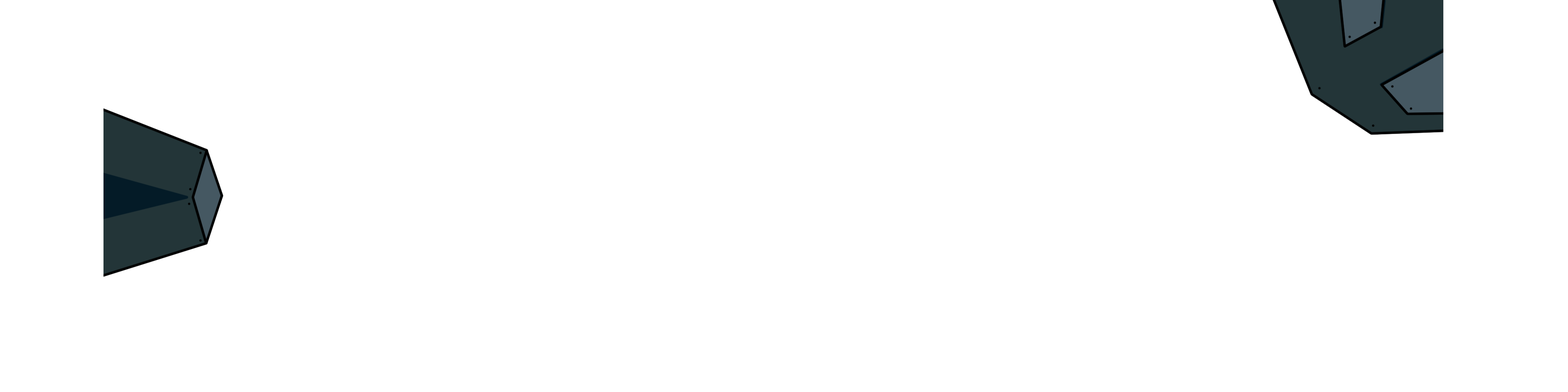
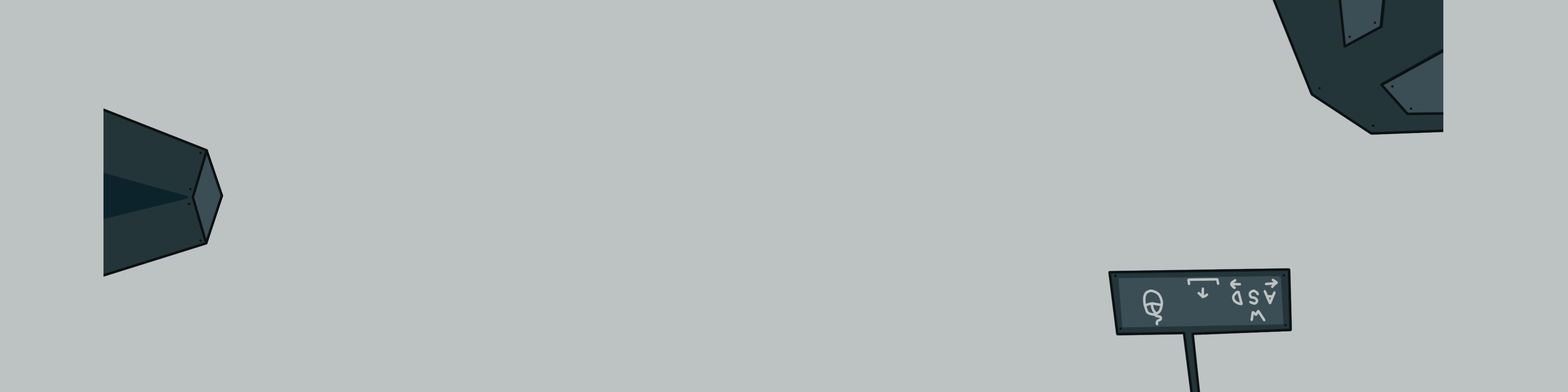
Before/after of a (1568, 392) layered artwork. What changed in the layer stack:
added layer "Layer 1" above "Linework" over (x1=0, y1=0, x2=1568, y2=392)
painted on "Linework" over (x1=1107, y1=267, x2=1293, y2=392)
added layer "Layer 2" over (x1=1108, y1=268, x2=1292, y2=392)
